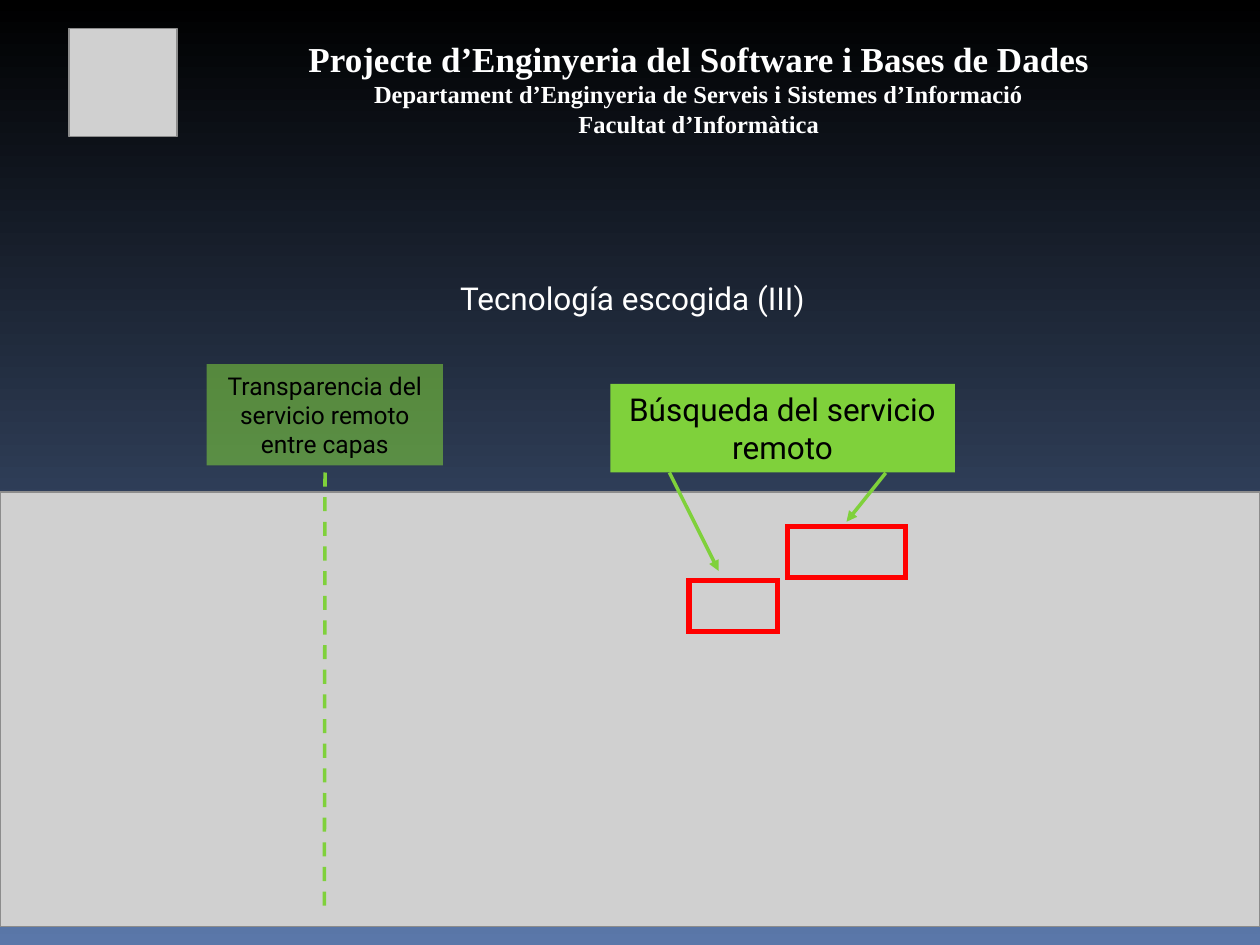
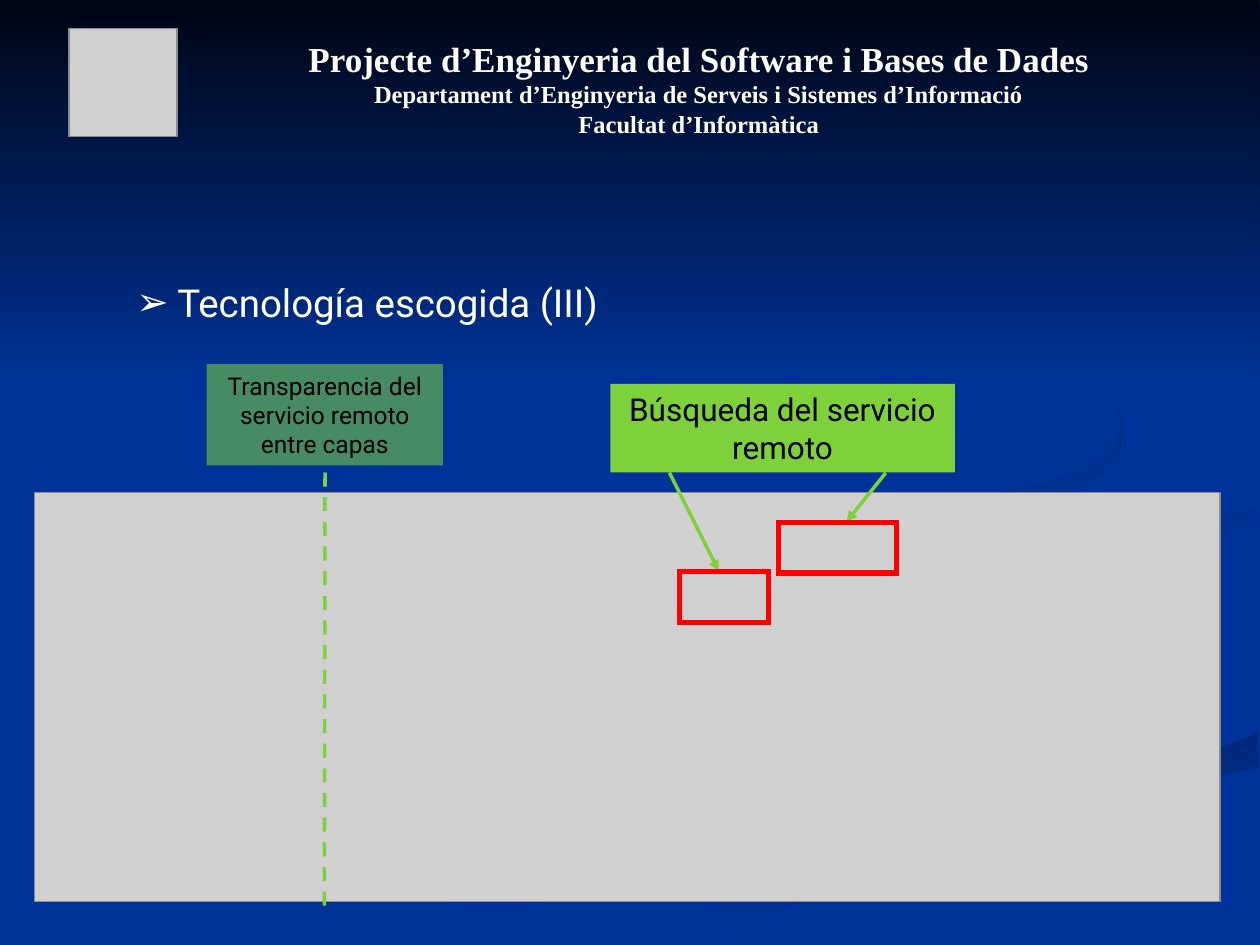
Before and after one commit to mvm9289/escfib, a slide deck: slide 15 of Docs/0910Q2-08-E-1.0-Presentacion.ppt (slide 16 before the commit). Drawn at 1260x945 pixels with LibreOffice and Linux fonts; fonts in the diff are those of the drawing; grey boxes stand for pictures. Boxes give left, top, right and bottom in pixels: in the first picture for what was removed or moved away, otherwise in the second. Text is boxed around its words. In the diff, an @@ line names an element or a change of style, - is before the commit and + after.

```diff
--- a/Docs/0910Q2-08-E-1.0-Presentacion.ppt
+++ b/Docs/0910Q2-08-E-1.0-Presentacion.ppt
@@ background gradient #000000 to #5A77A9 to #003399 @@
@@ group added at [0, 0, 1260, 944]: 6 freeform shapes @@
@@ text "Tecnología escogida (III)" at [177, 286, 598, 326]: size 18 to 22 pt; alignment centre to left; bullet none to ➢ @@
@@ picture: place and size @@
-picture at [0, 493, 1260, 927]
+picture at [34, 493, 1220, 902]
@@ rectangle: place and size @@
-rectangle at [788, 527, 906, 577]
+rectangle at [779, 522, 897, 572]
@@ rectangle: place and size @@
-rectangle at [689, 581, 777, 631]
+rectangle at [679, 572, 767, 622]
```
Also in this commit, not shown: 23 other slides changed, 1 slide removed.
